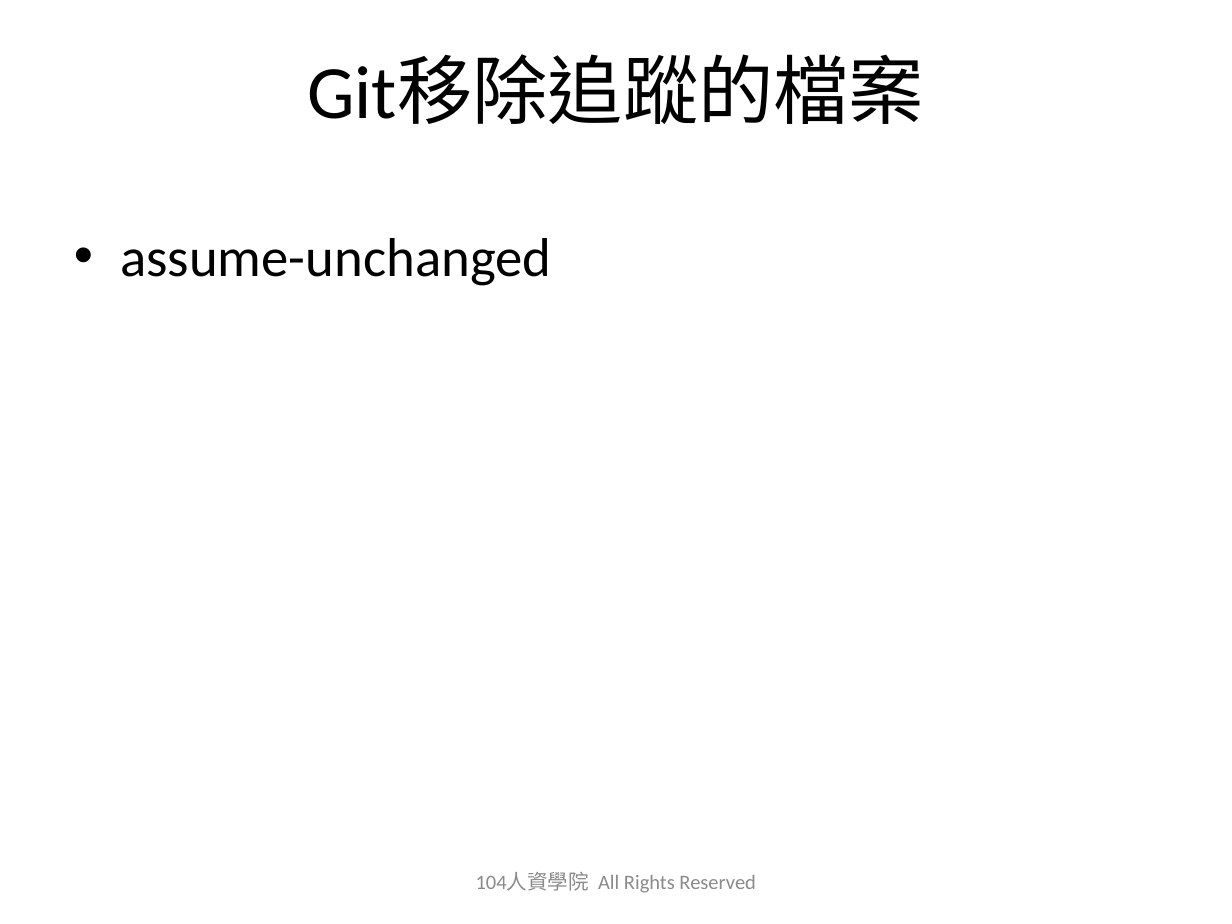
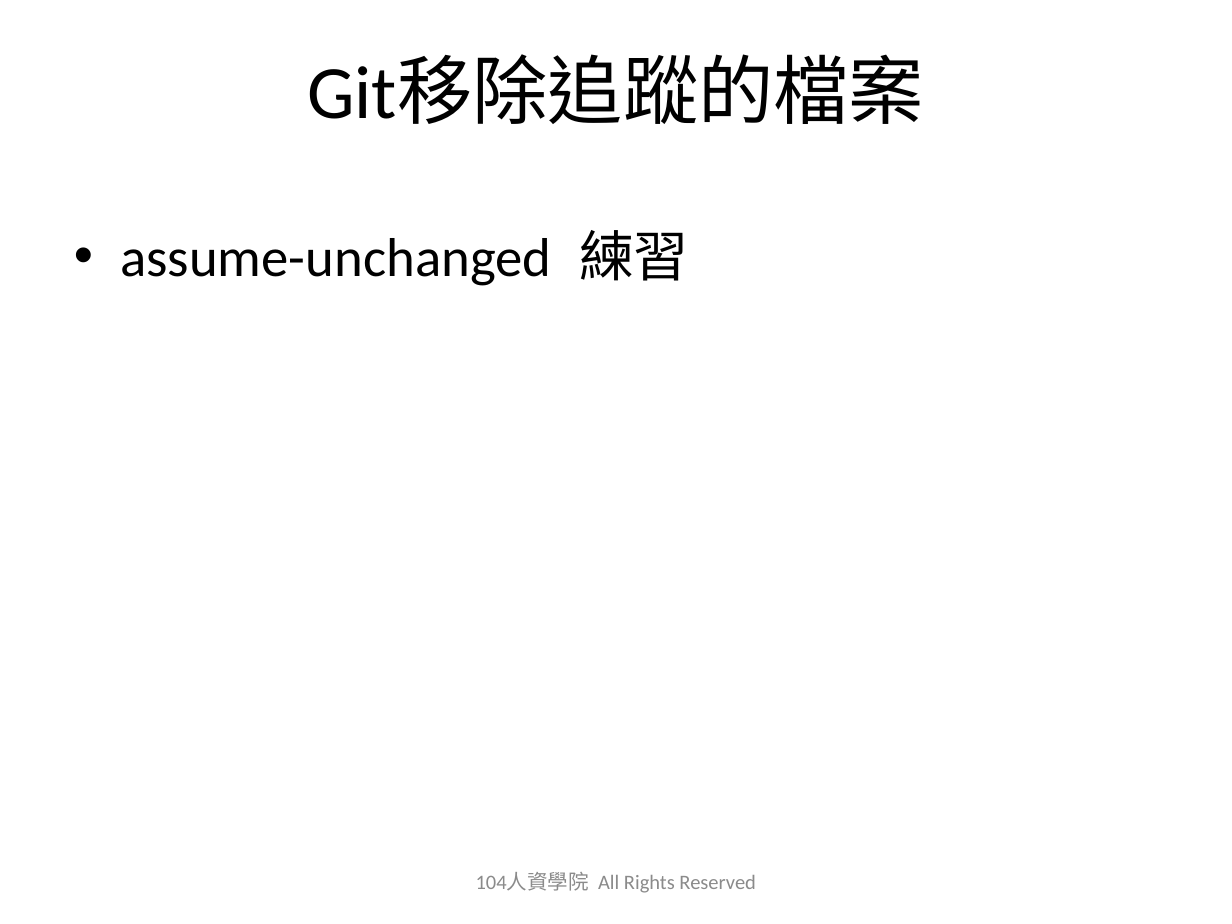
Before and after one commit to austinwang104/playGit, a slide deck: slide 11 of 2019_0627_Git_Share_HA.pptx. Drawn at 1232x924 pixels with LibreOffice and Linux fonts; fonts in the diff are those of the drawing; background and template pictures are left out. Boxes give left, top, right and bottom in pixels: in the first picture for what was removed or moved away, otherwise in the second. Text is boxed around its words. In the diff, an @@ line names an element or a change of style, - is before the commit and + after.

```diff
--- a/2019_0627_Git_Share_HA.pptx
+++ b/2019_0627_Git_Share_HA.pptx
@@ text at (120,230,689,286): text changed @@
-• assume-unchanged
+• assume-unchanged 練習
```
Also in this commit, not shown: 1 other slide changed, 1 other file.
